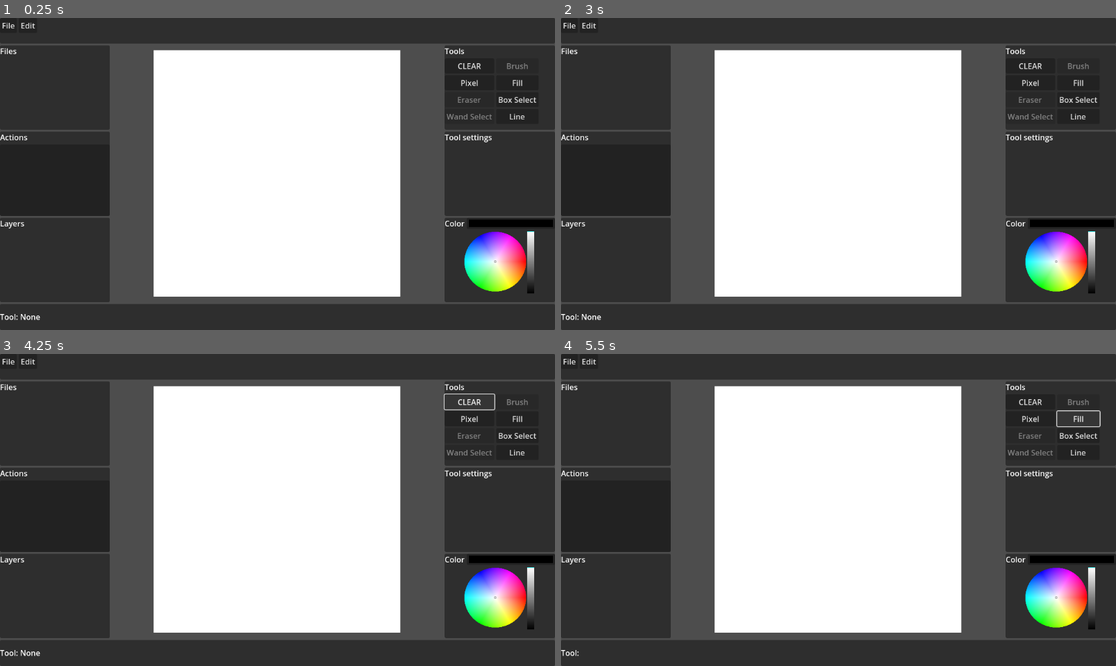
Above: before the commit, frames 1-4 (two rows, left to right).
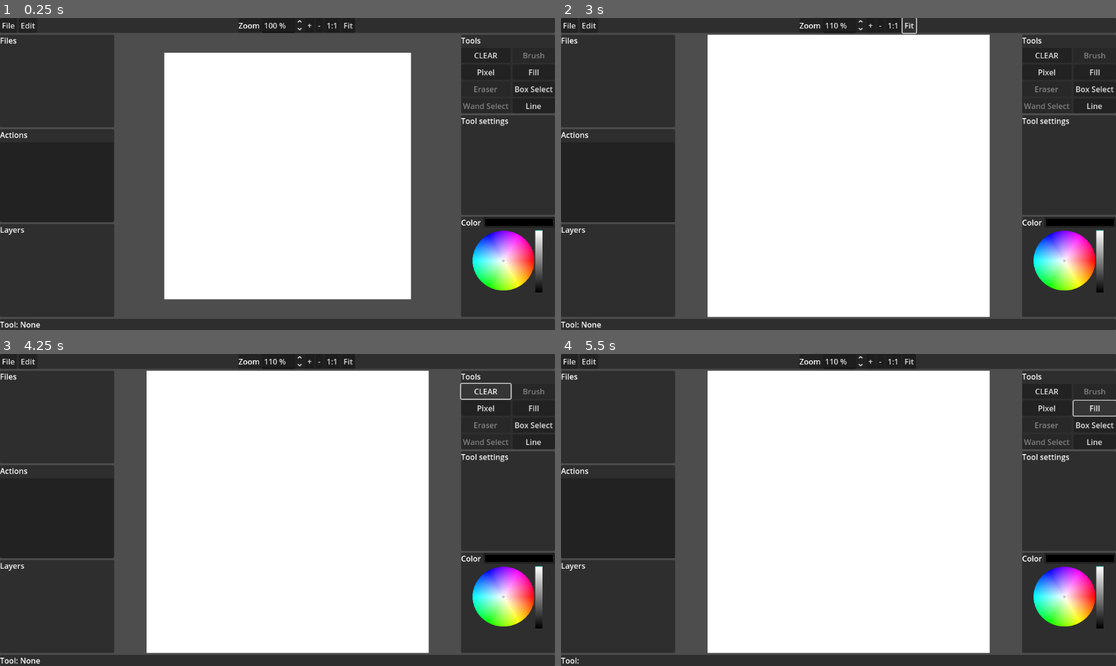
Above: after the commit, the same moments.

Repository: Zondartul/paint_editor
Game: Godot game, scene res://main.tscn
Two runs of this game, one before a commit and one after it. Both use one fixed random seed, a clock stepped at 60 frames per second and the inputs below.
Inputs (mouse positions are in pixels of both pictures, inside the frame that each line leads up to):
- Up to frame 1 (0.25 s): no input
- Up to frame 2 (3 s): click (871, 24) at 0.5 s, where only the run after the commit has a clickable "+"; click (882, 24) at 1.25 s, where only the run after the commit has a clickable "-"; click (894, 24) at 2 s, where only the run after the commit has a clickable "1:1"; click (910, 24) at 2.75 s, where only the run after the commit has a clickable "Fit"
- Up to frame 3 (4.25 s): click "CLEAR" at 3.5 s
- Up to frame 4 (5.5 s): click "Pixel" at 4.25 s; click "Fill" at 5 s

The runs differ from the first frame. In frame 1, 17% of the frame differs, in the area x 0-100%, y 0-100%; in frame 2, 21%; in frame 3, 21%; in frame 4, 21%.

Commit message:
added basic zoom

Diff:
--- a/main.gd
+++ b/main.gd
@@ -10,10 +10,12 @@
 const script_tool_selbox = preload("tool_sel_box.gd")
 
 var tool:PaintTool = null;
+@onready var n_background:ColorRect = $BC_middle/BC_center/Background
 @onready var n_img:PaintCanvas = $BC_middle/BC_center/Background/Canvas
 @onready var n_img2:PaintCanvas = $BC_middle/BC_center/Background/Canvas_preview
 @onready var lbl_status:Label = $BC_bottom/P/BC/lblStatus
 @onready var n_undo_list:ItemList = $BC_middle/BC_left/P_actions/BC/undo_list
+@onready var n_sb_zoom:SpinBox = $BC_top/P/BC/P_zoom/BC/sb_zoom
 var ctx:PaintContext;
 
 var cur_file_path:String
@@ -253,3 +255,82 @@
 	if event.is_action("ui_redo", true) and event.is_pressed():
 		ctx.undo_manager.redo();
 		get_viewport().set_input_as_handled();
+
+var cur_zoom = 100;
+var zoom_db_steps = 3.0;
+var zoom_max = 10000; #percent
+var zoom_min = 10; #percent
+func zoom_val_next(val):
+	var db = zoom_db_steps*log(val)/log(10);
+	var new_db = round(db+1);
+	var new_val = 10.0**(new_db/zoom_db_steps);
+	new_val = min(new_val, zoom_max);
+	return new_val;
+
+func zoom_val_prev(val):
+	var db = zoom_db_steps*log(val)/log(10);
+	var new_db = round(db-1);
+	var new_val = 10.0**(new_db/zoom_db_steps);
+	new_val = max(new_val, zoom_min);
+	return new_val;
+
+func read_zoom_widget():
+	cur_zoom = clamp(n_sb_zoom.value, zoom_min, zoom_max);
+	n_sb_zoom.value = cur_zoom;
+
+func write_zoom_widget():
+	n_sb_zoom.set_value_no_signal(cur_zoom);
+
+func _on_sb_zoom_value_changed(value: float) -> void:
+	print("zoom val changed");
+	read_zoom_widget();
+	apply_new_zoom();
+
+func _on_btn_zoom_in_pressed() -> void:
+	cur_zoom = zoom_val_next(cur_zoom);
+	write_zoom_widget();
+	apply_new_zoom();
+
+func _on_btn_zoom_out_pressed() -> void:
+	cur_zoom = zoom_val_prev(cur_zoom);
+	write_zoom_widget();
+	apply_new_zoom();
+
+
+func _on_btn_zoom_rst_pressed() -> void:
+	cur_zoom = 100;
+	write_zoom_widget();
+	apply_new_zoom();
+
+
+func _on_btn_zoom_fit_pressed() -> void:
+	cur_zoom = zoom_val_fit();
+	write_zoom_widget();
+	apply_new_zoom();
+
+func apply_new_zoom():
+	var new_scale = cur_zoom / 100.0; #convert from percent
+	n_background.scale = Vector2(new_scale, new_scale);
+	if(zoom_val_fit() >= cur_zoom):
+		recenter_bg();
+
+func zoom_val_fit():
+	var n_bg_container:Control = $BC_middle/BC_center
+	var ext_height:float = n_bg_container.size.y;
+	var ext_width:float = n_bg_container.size.x;
+	var int_height:float = n_background.size.y;
+	var int_width:float = n_background.size.x;
+	var ratio_y = ext_height / int_height; #int_height / ext_height;
+	var ratio_x = ext_width / int_width; #int_width / ext_width;
+	#print("dbg: zoom_val_fit: ratio_y "+str(ratio_y)+", ratio_x "+str(ratio_x));
+	var ratio = min(ratio_y, ratio_x) * 100.0; #convert to percentage
+	return ratio;
+
+func recenter_bg():
+	var bg_center = (n_background.scale*n_background.size)/2.0;
+	var cont_center = $BC_middle/BC_center.size/2.0;
+	var diff = cont_center - bg_center;
+	#print("recenter by moving to "+str(diff))
+	n_background.position = diff;
+	var new_bg_center = n_background.position + (n_background.scale*n_background.size)/2.0;
+	#print("cont center: "+str(cont_center)+", bg center: "+str(bg_center));
--- a/main.tscn
+++ b/main.tscn
@@ -16,26 +16,20 @@
 
 [node name="BC_top" type="BoxContainer" parent="."]
 layout_mode = 2
-size_flags_vertical = 3
-
-[node name="Panel" type="Panel" parent="BC_top"]
-layout_mode = 2
-size_flags_horizontal = 3
-
-[node name="BC" type="BoxContainer" parent="BC_top/Panel"]
-layout_mode = 1
-anchors_preset = 15
-anchor_right = 1.0
-anchor_bottom = 1.0
-grow_horizontal = 2
-grow_vertical = 2
-vertical = true
-
-[node name="MenuBar" type="MenuBar" parent="BC_top/Panel/BC"]
-layout_mode = 2
-size_flags_vertical = 3
-
-[node name="File" type="PopupMenu" parent="BC_top/Panel/BC/MenuBar"]
+
+[node name="P" type="PanelContainer" parent="BC_top"]
+layout_mode = 2
+size_flags_horizontal = 3
+
+[node name="BC" type="BoxContainer" parent="BC_top/P"]
+layout_mode = 2
+
+[node name="MenuBar" type="MenuBar" parent="BC_top/P/BC"]
+layout_mode = 2
+size_flags_horizontal = 0
+size_flags_vertical = 2
+
+[node name="File" type="PopupMenu" parent="BC_top/P/BC/MenuBar"]
 item_count = 4
 item_0/text = "New..."
 item_0/id = 0
@@ -46,7 +40,7 @@
 item_3/text = "Save As..."
 item_3/id = 3
 
-[node name="Edit" type="PopupMenu" parent="BC_top/Panel/BC/MenuBar"]
+[node name="Edit" type="PopupMenu" parent="BC_top/P/BC/MenuBar"]
 auto_translate_mode = 1
 item_count = 3
 item_0/text = "Undo"
@@ -56,10 +50,52 @@
 item_2/text = "Canvas size..."
 item_2/id = 2
 
+[node name="pad" type="Control" parent="BC_top/P/BC"]
+layout_mode = 2
+size_flags_horizontal = 3
+
+[node name="P_zoom" type="PanelContainer" parent="BC_top/P/BC"]
+layout_mode = 2
+size_flags_horizontal = 0
+
+[node name="BC" type="BoxContainer" parent="BC_top/P/BC/P_zoom"]
+layout_mode = 2
+
+[node name="Label" type="Label" parent="BC_top/P/BC/P_zoom/BC"]
+layout_mode = 2
+text = "Zoom"
+
+[node name="sb_zoom" type="SpinBox" parent="BC_top/P/BC/P_zoom/BC"]
+layout_mode = 2
+max_value = 1000.0
+step = 10.0
+value = 100.0
+allow_greater = true
+suffix = "%"
+
+[node name="btnZoomIn" type="Button" parent="BC_top/P/BC/P_zoom/BC"]
+layout_mode = 2
+text = "+"
+
+[node name="btnZoomOut" type="Button" parent="BC_top/P/BC/P_zoom/BC"]
+layout_mode = 2
+text = "-"
+
+[node name="btnZoomRst" type="Button" parent="BC_top/P/BC/P_zoom/BC"]
+layout_mode = 2
+text = "1:1"
+
+[node name="btnZoomFit" type="Button" parent="BC_top/P/BC/P_zoom/BC"]
+layout_mode = 2
+text = "Fit"
+
+[node name="pad2" type="Control" parent="BC_top/P/BC"]
+layout_mode = 2
+size_flags_horizontal = 3
+
 [node name="BC_middle" type="BoxContainer" parent="."]
 layout_mode = 2
 size_flags_vertical = 3
-size_flags_stretch_ratio = 10.0
 
 [node name="BC_left" type="BoxContainer" parent="BC_middle"]
 layout_mode = 2
@@ -124,20 +160,14 @@
 layout_mode = 2
 text = "Layers"
 
-[node name="BC_center" type="BoxContainer" parent="BC_middle"]
+[node name="BC_center" type="Control" parent="BC_middle"]
+clip_contents = true
 layout_mode = 2
 size_flags_horizontal = 3
 size_flags_stretch_ratio = 3.0
-alignment = 1
 
 [node name="Background" type="ColorRect" parent="BC_middle/BC_center"]
 custom_minimum_size = Vector2(512, 512)
-layout_mode = 2
-size_flags_horizontal = 4
-size_flags_vertical = 4
-
-[node name="Canvas_preview" type="TextureRect" parent="BC_middle/BC_center/Background"]
-z_index = 1
 layout_mode = 1
 anchors_preset = 8
 anchor_left = 0.5
@@ -150,12 +180,11 @@
 offset_bottom = 256.0
 grow_horizontal = 2
 grow_vertical = 2
-size_flags_horizontal = 6
-stretch_mode = 3
-script = ExtResource("3_h2yge")
-padding = 0
-
-[node name="Canvas" type="TextureRect" parent="BC_middle/BC_center/Background"]
+size_flags_horizontal = 0
+size_flags_vertical = 0
+
+[node name="Canvas_preview" type="TextureRect" parent="BC_middle/BC_center/Background"]
+z_index = 1
 layout_mode = 1
 anchors_preset = 8
 anchor_left = 0.5
@@ -173,22 +202,33 @@
 script = ExtResource("3_h2yge")
 padding = 0
 
+[node name="Canvas" type="TextureRect" parent="BC_middle/BC_center/Background"]
+layout_mode = 1
+anchors_preset = 8
+anchor_left = 0.5
+anchor_top = 0.5
+anchor_right = 0.5
+anchor_bottom = 0.5
+offset_left = -256.0
+offset_top = -256.0
+offset_right = 256.0
+offset_bottom = 256.0
+grow_horizontal = 2
+grow_vertical = 2
+size_flags_horizontal = 6
+stretch_mode = 3
+script = ExtResource("3_h2yge")
+padding = 0
+
 [node name="BC_right" type="BoxContainer" parent="BC_middle"]
 layout_mode = 2
-size_flags_horizontal = 3
-vertical = true
-
-[node name="P_tools" type="Panel" parent="BC_middle/BC_right"]
-layout_mode = 2
-size_flags_vertical = 3
+vertical = true
+
+[node name="P_tools" type="PanelContainer" parent="BC_middle/BC_right"]
+layout_mode = 2
 
 [node name="GC" type="GridContainer" parent="BC_middle/BC_right/P_tools"]
-layout_mode = 1
-anchors_preset = 15
-anchor_right = 1.0
-anchor_bottom = 1.0
-grow_horizontal = 2
-grow_vertical = 2
+layout_mode = 2
 columns = 2
 
 [node name="Label" type="Label" parent="BC_middle/BC_right/P_tools/GC"]
@@ -233,35 +273,25 @@
 layout_mode = 2
 text = "Line"
 
-[node name="P_inspector" type="Panel" parent="BC_middle/BC_right"]
+[node name="P_inspector" type="PanelContainer" parent="BC_middle/BC_right"]
 layout_mode = 2
 size_flags_vertical = 3
 
 [node name="BC" type="BoxContainer" parent="BC_middle/BC_right/P_inspector"]
-layout_mode = 1
-anchors_preset = 15
-anchor_right = 1.0
-anchor_bottom = 1.0
-grow_horizontal = 2
-grow_vertical = 2
+layout_mode = 2
 vertical = true
 
 [node name="Label" type="Label" parent="BC_middle/BC_right/P_inspector/BC"]
 layout_mode = 2
 text = "Tool settings"
 
-[node name="P_color" type="Panel" parent="BC_middle/BC_right"]
+[node name="P_color" type="PanelContainer" parent="BC_middle/BC_right"]
 custom_minimum_size = Vector2(0, 150)
 layout_mode = 2
 size_flags_vertical = 3
 
 [node name="BC" type="BoxContainer" parent="BC_middle/BC_right/P_color"]
-layout_mode = 1
-anchors_preset = 15
-anchor_right = 1.0
-anchor_bottom = 1.0
-grow_horizontal = 2
-grow_vertical = 2
+layout_mode = 2
 vertical = true
 
 [node name="BoxContainer" type="BoxContainer" parent="BC_middle/BC_right/P_color/BC"]
@@ -300,19 +330,14 @@
 
 [node name="BC_bottom" type="BoxContainer" parent="."]
 layout_mode = 2
-size_flags_vertical = 3
-
-[node name="P" type="Panel" parent="BC_bottom"]
+size_flags_vertical = 8
+
+[node name="P" type="PanelContainer" parent="BC_bottom"]
 layout_mode = 2
 size_flags_horizontal = 3
 
 [node name="BC" type="BoxContainer" parent="BC_bottom/P"]
-layout_mode = 1
-anchors_preset = 15
-anchor_right = 1.0
-anchor_bottom = 1.0
-grow_horizontal = 2
-grow_vertical = 2
+layout_mode = 2
 
 [node name="lblStatus" type="Label" parent="BC_bottom/P/BC"]
 layout_mode = 2
@@ -399,8 +424,13 @@
 access = 2
 filters = PackedStringArray("*.png,*.jpg,*.jpeg;Image Files;image/png,image/jpeg")
 
-[connection signal="index_pressed" from="BC_top/Panel/BC/MenuBar/File" to="." method="_on_file_index_pressed"]
-[connection signal="index_pressed" from="BC_top/Panel/BC/MenuBar/Edit" to="." method="_on_edit_index_pressed"]
+[connection signal="index_pressed" from="BC_top/P/BC/MenuBar/File" to="." method="_on_file_index_pressed"]
+[connection signal="index_pressed" from="BC_top/P/BC/MenuBar/Edit" to="." method="_on_edit_index_pressed"]
+[connection signal="value_changed" from="BC_top/P/BC/P_zoom/BC/sb_zoom" to="." method="_on_sb_zoom_value_changed"]
+[connection signal="pressed" from="BC_top/P/BC/P_zoom/BC/btnZoomIn" to="." method="_on_btn_zoom_in_pressed"]
+[connection signal="pressed" from="BC_top/P/BC/P_zoom/BC/btnZoomOut" to="." method="_on_btn_zoom_out_pressed"]
+[connection signal="pressed" from="BC_top/P/BC/P_zoom/BC/btnZoomRst" to="." method="_on_btn_zoom_rst_pressed"]
+[connection signal="pressed" from="BC_top/P/BC/P_zoom/BC/btnZoomFit" to="." method="_on_btn_zoom_fit_pressed"]
 [connection signal="item_selected" from="BC_middle/BC_left/P_actions/BC/undo_list" to="." method="_on_undo_list_item_selected"]
 [connection signal="gui_input" from="BC_middle/BC_center/Background/Canvas" to="." method="_on_canvas_gui_input"]
 [connection signal="mouse_entered" from="BC_middle/BC_center/Background/Canvas" to="." method="_on_canvas_mouse_entered"]
